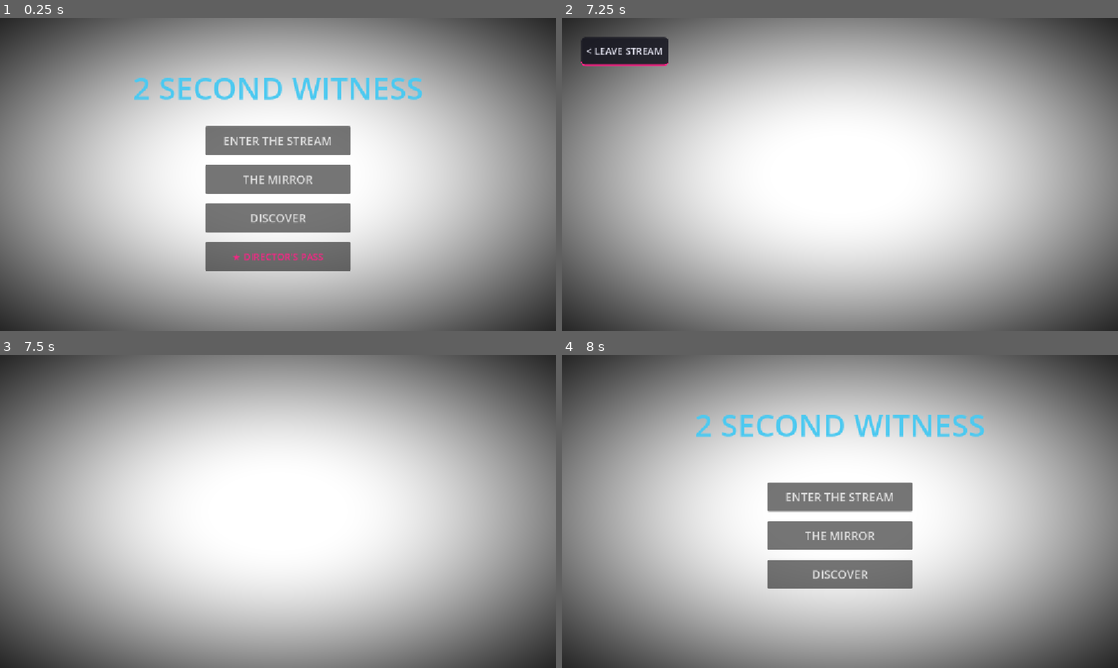
Above: before the commit, frames 1-4 (two rows, left to right).
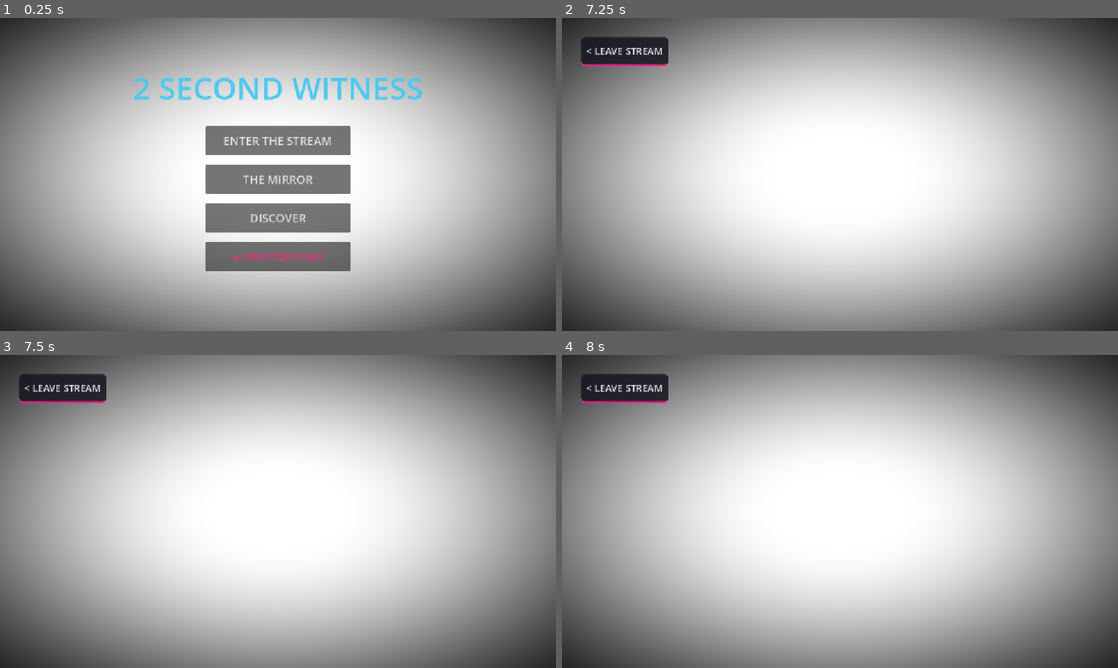
Above: after the commit, the same moments.

Repository: ITTYBITTYBITES/2-second-witness-mobile
Game: Godot game, scene res://MainShell.tscn
Two runs of this game, one before a commit and one after it. Both use one fixed random seed, a clock stepped at 60 frames per second and the inputs below.
Inputs:
- Up to frame 1 (0.25 s): no input
- Up to frame 2 (7.25 s): click "★ DIRECTOR'S PASS" at 0.5 s; click "ENTER THE STREAM" at 1.25 s; click "ENTER THE STREAM" at 2 s; click "THE MIRROR" at 2.75 s; click "DISCOVER" at 3.5 s; click "REMOVE ADS ($7.99)" at 4.25 s; click "THE MIRROR" at 5 s; click "DISCOVER" at 5.75 s; click "Science Lab (OWNED)" at 6.5 s
- Up to frame 3 (7.5 s): click "< LEAVE STREAM" at 7.25 s
- Up to frame 4 (8 s): no input

Frames 1-2 are identical in both runs. In frame 3, 1.4% of the frame differs, in the area x 3-20%, y 6-16%; in frame 4, 10%, in the area x 3-76%, y 6-75%.

Commit message:
fix: resolve player trapping in Cognitive Mirror by mounting AuthoritativeInputBlocker directly to NavigationUI in ModalWindowManager and enabling click-to-close background interaction in PlayerProfileScreen

Diff:
--- a/app/scripts/ui/ModalWindowManager.gd
+++ b/app/scripts/ui/ModalWindowManager.gd
@@ -8,10 +8,24 @@
 signal modal_stack_changed(active_modal: CanvasLayer)
 
 var _modal_stack: Array[CanvasLayer] = []
+var _input_blocker: Control
 
 func _ready():
 	BootTracer.log_init("ModalWindowManager")
-	print("[MODAL MANAGER] Online. Operating strictly as stack ownership graph. Input eligibility delegated to UIInputArbiter.")
+	print("[MODAL MANAGER] Online. Operating strictly as stack ownership graph. Input eligibility delegated to InteractionKernel.")
+
+	_input_blocker = Control.new()
+	_input_blocker.name = "AuthoritativeInputBlocker"
+	_input_blocker.set_anchors_preset(Control.PRESET_FULL_RECT)
+	_input_blocker.mouse_filter = Control.MOUSE_FILTER_IGNORE
+
+	call_deferred("_mount_blocker")
+
+func _mount_blocker():
+	var ui_layer = get_tree().root.get_node_or_null("MainShell/UILayer/NavigationUI")
+	if not ui_layer: ui_layer = get_tree().root.get_node_or_null("MainShell/UILayer")
+	if ui_layer:
+		ui_layer.add_child(_input_blocker)
 
 func push_modal(screen: CanvasLayer, is_modal: bool = true):
 	if _modal_stack.has(screen): return
@@ -29,6 +43,7 @@
 		if not panel: panel = screen.get_node_or_null("PanelContainer")
 		if panel: InteractionKernel.register_panel(panel, screen.name, InteractionKernel.UIState.MODAL_ACTIVE)
 
+	_arbitrate_input_zoning(is_modal)
 	modal_stack_changed.emit(screen)
 
 func pop_modal(screen: CanvasLayer = null):
@@ -47,5 +62,21 @@
 		if is_instance_valid(target) and target.is_inside_tree():
 			target.queue_free()
 
+	_arbitrate_input_zoning(_modal_stack.size() > 0)
 	var active = _modal_stack[-1] if _modal_stack.size() > 0 else null
 	modal_stack_changed.emit(active)
+
+func _arbitrate_input_zoning(has_active_modal: bool):
+	if not is_instance_valid(_input_blocker): return
+
+	if has_active_modal and _modal_stack.size() > 0:
+		var top_modal = _modal_stack[-1]
+		var parent = _input_blocker.get_parent()
+		if parent and top_modal.get_parent() == parent:
+			parent.move_child(_input_blocker, max(0, top_modal.get_index() - 1))
+
+		_input_blocker.mouse_filter = Control.MOUSE_FILTER_STOP
+		print("[MODAL MANAGER] Input Blocker ACTIVE. Isolating underlying layers.")
+	else:
+		_input_blocker.mouse_filter = Control.MOUSE_FILTER_IGNORE
+		print("[MODAL MANAGER] Input Blocker IGNORE. Restoring global input tree.")
--- a/app/scripts/ui/screens/PlayerProfileScreen.gd
+++ b/app/scripts/ui/screens/PlayerProfileScreen.gd
@@ -10,6 +10,17 @@
 	print("Visible: ", visible)
 	print("Size: ", $PanelContainer.size)
 	print("Children: ", get_child_count())
+
+	$PanelContainer.mouse_filter = Control.MOUSE_FILTER_PASS
+	$VoidBG.mouse_filter = Control.MOUSE_FILTER_STOP
+
+	$VoidBG.gui_input.connect(func(event):
+		if event is InputEventMouseButton and event.pressed:
+			print("[COGNITIVE MIRROR] Background clicked. Exiting mirror.")
+			AudioManager.play_sfx("ui_click")
+			AdManager.hide_banner()
+			return_requested.emit()
+	)
 
 	AdManager.show_banner()
 	print("[2 SECOND WITNESS] Player Profile Screen initializing.")
@@ -45,7 +56,9 @@
 	var btn_return = Button.new()
 	btn_return.custom_minimum_size = Vector2(0, 50)
 	btn_return.text = "RETURN TO MENU"
+	btn_return.mouse_filter = Control.MOUSE_FILTER_STOP
 	btn_return.add_theme_font_size_override("font_size", 20)
+
 	var style = StyleBoxFlat.new()
 	style.bg_color = Color(0.1, 0.2, 0.3)
 	style.corner_radius_top_left = 12
@@ -54,8 +67,11 @@
 	style.corner_radius_bottom_right = 12
 	btn_return.add_theme_stylebox_override("normal", style)
 	btn_return.add_theme_stylebox_override("hover", style.duplicate())
+	btn_leave = style.duplicate() # Keep reference
 	btn_return.add_theme_stylebox_override("pressed", style.duplicate())
+
 	btn_return.pressed.connect(func():
+		print("[COGNITIVE MIRROR] Return button clicked. Exiting mirror.")
 		AudioManager.play_sfx("ui_click")
 		AdManager.hide_banner()
 		return_requested.emit()
@@ -68,3 +84,5 @@
 	var tween = get_tree().create_tween().set_parallel(true)
 	tween.tween_property(panel, "modulate:a", 1.0, 0.6).set_trans(Tween.TRANS_SINE)
 	tween.tween_property(panel, "position:y", panel.position.y - 50, 0.6).set_trans(Tween.TRANS_EXPO).set_ease(Tween.EASE_OUT)
+
+var btn_leave
